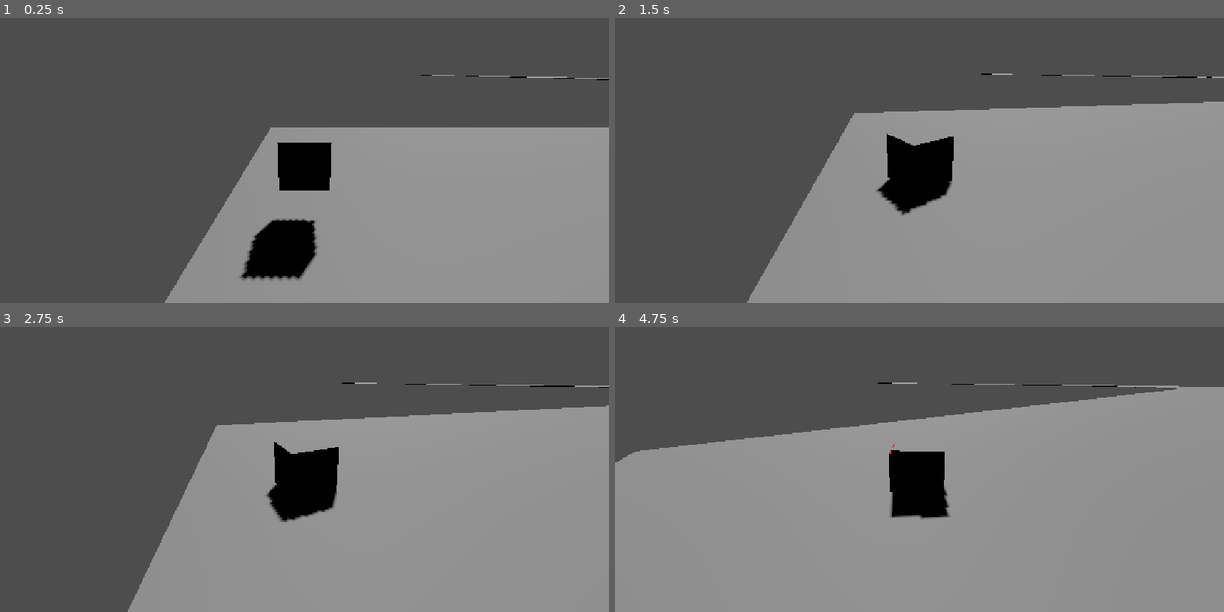
Above: before the commit, frames 1-4 (two rows, left to right).
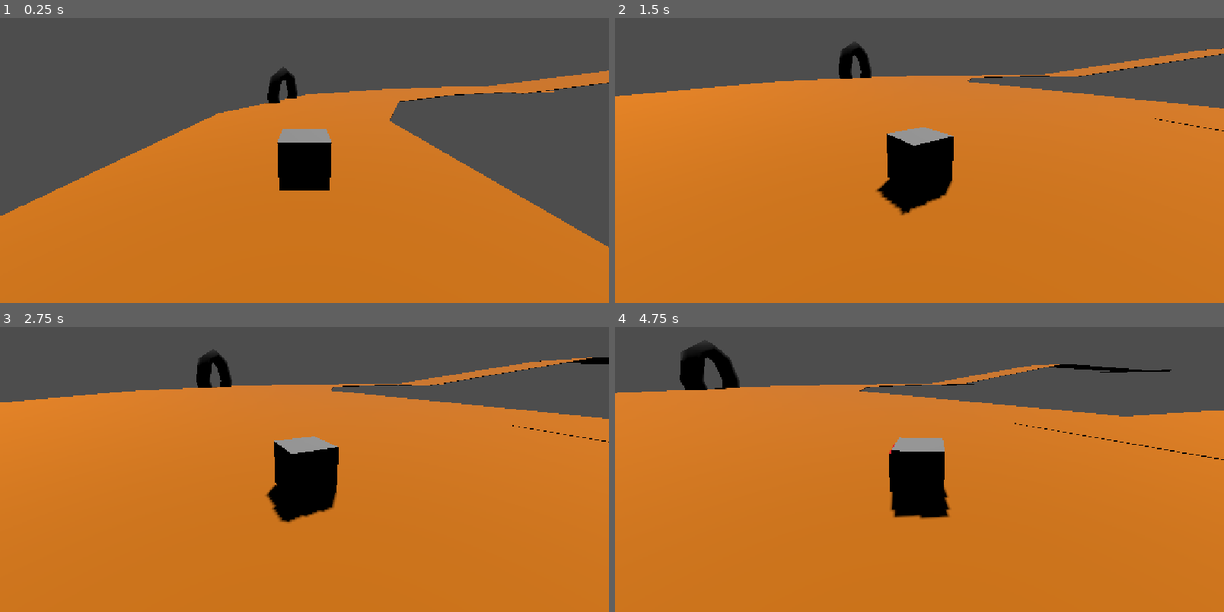
Above: after the commit, the same moments.

Repository: MauroEscalante-Hub/Linea-San-Gnomo
Game: Godot game, scene res://Escenas/grayboxing/grayboxing_escenario1.tscn
The game is run twice, just before and just after one commit, with the same random seed, the same clock (stepped at 60 frames per second) and the same inputs. The project has no main scene, so this scene is started directly.
Inputs:
- Up to frame 1 (0.25 s): no input
- Up to frame 2 (1.5 s): hold D (derecha) 0.53-1.28 s; hold S (frenar) 0.53-1.28 s; hold A (izquierda) from 1.28 s (still down); tap S (frenar) at 1.35 s
- Up to frame 3 (2.75 s): release A (izquierda) at 2.03 s; hold D (derecha) from 2.03 s (still down); hold S (frenar) from 2.03 s (still down)
- Up to frame 4 (4.75 s): release D (derecha) at 2.78 s; release S (frenar) at 2.78 s; hold W (avanzar) 2.78-3.53 s; tap S (frenar) at 2.85, 4.35 s; hold S (frenar) 3.53-4.28 s; hold A (izquierda) from 3.53 s (still down)

The runs differ from the first frame. In frame 1, 60% of the frame differs, in the area x 0-100%, y 17-100%; in frame 2, 74%; in frame 3, 74%; in frame 4, 76%, in the area x 0-100%, y 4-100%.

Commit message:
MapaHecho
Mapa hecho, faltan detalles

Diff:
--- a/Escenas/grayboxing/grayboxing_escenario1.tscn
+++ b/Escenas/grayboxing/grayboxing_escenario1.tscn
@@ -1,6 +1,32 @@
 [gd_scene format=3 uid="uid://g3kof571e30v"]
 
 [ext_resource type="PackedScene" uid="uid://bt4rtt2o18nfc" path="res://Escenas/jugador/jugador.tscn" id="1_p7yi8"]
+
+[sub_resource type="StandardMaterial3D" id="StandardMaterial3D_cdwd0"]
+albedo_color = Color(0.84356505, 0.46794945, 0, 1)
+
+[sub_resource type="StandardMaterial3D" id="StandardMaterial3D_yx7sk"]
+albedo_color = Color(0.84356505, 0.46794945, 0, 1)
+
+[sub_resource type="StandardMaterial3D" id="StandardMaterial3D_6fhyq"]
+albedo_color = Color(0.84356505, 0.46794945, 0, 1)
+
+[sub_resource type="StandardMaterial3D" id="StandardMaterial3D_h83rl"]
+albedo_color = Color(0.84356505, 0.46794945, 0, 1)
+
+[sub_resource type="StandardMaterial3D" id="StandardMaterial3D_j0ogg"]
+albedo_color = Color(0.84356505, 0.46794945, 0, 1)
+
+[sub_resource type="StandardMaterial3D" id="StandardMaterial3D_t7n2i"]
+albedo_color = Color(0.84356505, 0.46794945, 0, 1)
+
+[sub_resource type="StandardMaterial3D" id="StandardMaterial3D_jq8tk"]
+
+[sub_resource type="StandardMaterial3D" id="StandardMaterial3D_3xd07"]
+albedo_color = Color(0, 0, 0, 1)
+
+[sub_resource type="StandardMaterial3D" id="StandardMaterial3D_jcwe0"]
+albedo_color = Color(0.84356505, 0.46794945, 0, 1)
 
 [node name="GrayboxingEscenario1" type="Node3D" unique_id=212315754]
 
@@ -8,36 +34,156 @@
 transform = Transform3D(-0.8660254, -0.43301278, 0.25, 0, 0.49999997, 0.86602545, -0.50000006, 0.75, -0.43301266, 0, 0, 0)
 shadow_enabled = true
 
+[node name="Recta_principal" type="CSGCombiner3D" parent="." unique_id=1414293190]
+use_collision = true
+
+[node name="CSGBox3D7" type="CSGBox3D" parent="Recta_principal" unique_id=1016521097]
+transform = Transform3D(-4.371139e-08, 0, 1, 0, 1, 0, -1, 0, -4.371139e-08, 174.20831, -0.224, -192.5868)
+size = Vector3(155.31567, 0.30316162, 91.571625)
+material = SubResource("StandardMaterial3D_cdwd0")
+
+[node name="CSGBox3D8" type="CSGBox3D" parent="Recta_principal" unique_id=446703210]
+transform = Transform3D(-4.328599e-08, 6.0834497e-09, 1, 0.1391731, 0.99026805, 0, -0.99026805, 0.1391731, -4.371139e-08, 174.18008, 10.401378, -344.06024)
+size = Vector3(155.93579, 0.30316162, 91.72565)
+material = SubResource("StandardMaterial3D_yx7sk")
+
+[node name="CSGBox3D" type="CSGBox3D" parent="Recta_principal" unique_id=1747561865]
+transform = Transform3D(1, 0, 0, 0, 1, 0, 0, 0, 1, 201.39131, 1.2872219, -189.03773)
+operation = 2
+size = Vector3(37.84839, 6.7728577, 26.400135)
+
+[node name="Terreno" type="CSGCombiner3D" parent="Recta_principal" unique_id=2037272964]
+transform = Transform3D(1, 0, 0, 0, 1, 0, 0, 0, 1, 14.703598, 0, -24.916763)
+metadata/_edit_group_ = true
+
+[node name="CSGPolygon3D" type="CSGPolygon3D" parent="Recta_principal/Terreno" unique_id=778216314]
+transform = Transform3D(-4.371139e-08, 0, 30.77, 0, 1, 0, -1, 0, -1.3449994e-06, 203.32498, -1.9073486e-06, -131.98952)
+polygon = PackedVector2Array(-11.822327, -0.81938267, -5.28598, 0.6959543, 18.59494, 6.519428, 18.434387, -0.46330833)
+
 [node name="Principio_y_Curva" type="CSGCombiner3D" parent="." unique_id=1423360818]
 use_collision = true
 
 [node name="CSGBox3D6" type="CSGBox3D" parent="Principio_y_Curva" unique_id=471890060]
-transform = Transform3D(0.047106426, 0, 0.99888986, 0, 1, 0, -0.99888986, 0, 0.047106426, 172.67642, -0.224, -96.288055)
+transform = Transform3D(0.047106426, 0, 0.99888986, 0, 1, 0, -0.99888986, 0, 0.047106426, 172.67642, -0.224, -96.28146)
 size = Vector3(40.211052, 0.30316162, 28.862556)
+material = SubResource("StandardMaterial3D_cdwd0")
 
 [node name="CSGBox3D" type="CSGBox3D" parent="Principio_y_Curva" unique_id=22239843]
-transform = Transform3D(1, 0, 0, 0, 1, 0, 0, 0, 1, 54.350357, -0.08214998, 4.412051)
-size = Vector3(109.58287, 0.30316162, 27.93463)
+transform = Transform3D(1, 0, 0, 0, 1, 0, 0, 0, 1, 71.8181, -0.08214998, 4.412051)
+size = Vector3(74.64739, 0.30316162, 27.93463)
+material = SubResource("StandardMaterial3D_6fhyq")
 
 [node name="CSGBox3D2" type="CSGBox3D" parent="Principio_y_Curva" unique_id=1343750592]
 transform = Transform3D(-0.9851093, 0, -0.17192908, 0, 1, 0, 0.17192908, 0, -0.9851093, 120.55904, -0.08214998, 2.4126606)
 size = Vector3(28.271973, 0.30316162, 27.363222)
+material = SubResource("StandardMaterial3D_h83rl")
 
 [node name="CSGBox3D3" type="CSGBox3D" parent="Principio_y_Curva" unique_id=1979591559]
-transform = Transform3D(-0.7782432, 0, -0.62796307, 0, 1, 0, 0.62796307, 0, -0.7782432, 140.18889, -0.08214998, -8.025444)
-size = Vector3(31.918943, 0.30316162, 28.862556)
+transform = Transform3D(-0.7782432, 0, -0.62796307, 0, 1, 0, 0.62796307, 0, -0.7782432, 140.19913, -0.08214998, -8.012763)
+size = Vector3(31.918943, 0.30316162, 28.895145)
+material = SubResource("StandardMaterial3D_j0ogg")
 
 [node name="CSGBox3D4" type="CSGBox3D" parent="Principio_y_Curva" unique_id=445798284]
 transform = Transform3D(-0.5015107, 0, -0.86515146, 0, 1, 0, 0.86515146, 0, -0.5015107, 157.76036, -0.112, -28.905296)
 size = Vector3(34.509247, 0.30316162, 28.862556)
+material = SubResource("StandardMaterial3D_t7n2i")
 
 [node name="CSGBox3D5" type="CSGBox3D" parent="Principio_y_Curva" unique_id=992743224]
-transform = Transform3D(-0.18395132, 0, -0.98293537, 0, 1, 0, 0.98293537, 0, -0.18395132, 168.27841, -0.112, -58.539318)
+transform = Transform3D(-0.18395132, 0, -0.98293537, 0, 1, 0, 0.98293537, 0, -0.18395132, 168.27841, -0.112, -58.53273)
 size = Vector3(40.211052, 0.30316162, 28.862556)
+material = SubResource("StandardMaterial3D_cdwd0")
 
-[node name="CSGBox3D7" type="CSGBox3D" parent="Principio_y_Curva" unique_id=1016521097]
-transform = Transform3D(-4.371139e-08, 0, 1, 0, 1, 0, -1, 0, -4.371139e-08, 173.60886, -0.224, -223.5003)
-size = Vector3(216.46327, 0.30316162, 28.862556)
+[node name="CSGPolygon3D" type="CSGPolygon3D" parent="Principio_y_Curva" unique_id=1067989714]
+transform = Transform3D(-0.99888986, 0.047106415, 9.38638e-09, 1.1387011e-08, 4.220215e-08, 1, 0.047106415, 0.99888986, -4.2691703e-08, 147.60214, -0.04750967, -112.83663)
+polygon = PackedVector2Array(-11.962051, -2.211708, -10.472, 12.39846, 7.6291046, 6.4676285, 19.826843, -3.527855)
+material = SubResource("StandardMaterial3D_cdwd0")
+
+[node name="CSGPolygon3D2" type="CSGPolygon3D" parent="Principio_y_Curva" unique_id=245781912]
+transform = Transform3D(1, 0, 0, 0, -4.3711385e-08, -0.99999994, 0, 0.99999994, -4.3711385e-08, 190.3885, -1.0694067, -115.72381)
+polygon = PackedVector2Array(-3.6866455, -0.27890778, -3.6291656, 15.6573105, 18.328934, 11.057434, 29.843613, 0.6802292)
+material = SubResource("StandardMaterial3D_cdwd0")
+
+[node name="Terreno" type="CSGCombiner3D" parent="Principio_y_Curva" unique_id=1020110483]
+
+[node name="CSGPolygon3D" type="CSGPolygon3D" parent="Principio_y_Curva/Terreno" unique_id=590078171]
+transform = Transform3D(1.145, 0, 0, 0, 1.145, 0, 0, 0, 7.95, 69.66065, -0.5111084, -0.99467874)
+polygon = PackedVector2Array(-4.580864, 0.5306797, 4.3788567, 4.7203927, 19.392406, 4.8153877, 20.350513, 0.3970217)
+material = SubResource("StandardMaterial3D_jq8tk")
+
+[node name="CSGTorus3D" type="CSGTorus3D" parent="Principio_y_Curva/Terreno" unique_id=2021291786]
+transform = Transform3D(-1.0678538e-08, -0.24429645, 6.9957356, 7, -3.059797e-07, 0, 3.0579332e-07, 6.9957356, 0.24429645, 166.60884, 4.826765, 19.818073)
+inner_radius = 1.6674716
+material = SubResource("StandardMaterial3D_3xd07")
+
+[node name="CSGBox3D" type="CSGBox3D" parent="Principio_y_Curva/Terreno" unique_id=611210748]
+transform = Transform3D(1, 0, 0, 0, 1, 0, 0, 0, 1, 166.05038, 0.21462822, 18.026863)
+size = Vector3(21.31488, 7.8969727, 19.899902)
+
+[node name="CSGBox3D7" type="CSGBox3D" parent="Principio_y_Curva" unique_id=622507271]
+transform = Transform3D(1, 0, 0, 0, 1, 0, 0, 0, 1, 17.123829, -0.08214998, 4.6553984)
+size = Vector3(35.129814, 0.30316162, 44.93747)
+
+[node name="CSGBox3D8" type="CSGBox3D" parent="Principio_y_Curva" unique_id=964109262]
+transform = Transform3D(-0.99994516, 0, 0.0104717165, 0, 1, 0, -0.0104717165, 0, -0.99994516, 163.0035, -0.08214998, -12.264465)
+size = Vector3(31.625198, 0.30316162, 54.413857)
+material = SubResource("StandardMaterial3D_j0ogg")
+
+[node name="Curva_y_final" type="CSGCombiner3D" parent="." unique_id=1458995158]
+use_collision = true
+
+[node name="CSGBox3D6" type="CSGBox3D" parent="Curva_y_final" unique_id=994370719]
+transform = Transform3D(0.0034906357, 0, 0.9999939, 0, 1, 0, -0.9999939, 0, 0.0034906357, 175.48134, 21.151768, -458.0003)
+size = Vector3(74.728485, 0.30316162, 48.165497)
+material = SubResource("StandardMaterial3D_yx7sk")
+
+[node name="CSGPolygon3D" type="CSGPolygon3D" parent="Curva_y_final" unique_id=768880280]
+transform = Transform3D(1, 0, 0, 0, -4.371139e-08, 1, 0, -1, -4.371139e-08, 201.357, 21.328259, -425.29675)
+polygon = PackedVector2Array(-11.182312, -4.306885, -10.472, 12.39846, 7.6291046, 6.4676285, 18.983688, -4.257965)
+material = SubResource("StandardMaterial3D_yx7sk")
+
+[node name="CSGPolygon3D2" type="CSGPolygon3D" parent="Curva_y_final" unique_id=1453441369]
+transform = Transform3D(-0.999391, -0.034899496, -4.3430404e-08, 4.323126e-08, 6.460956e-09, -0.9999999, 0.0348995, -0.9993909, -4.9482702e-09, 156.73329, 20.306362, -421.99756)
+polygon = PackedVector2Array(-4.1377563, -0.9902649, -4.246048, 15.921661, 18.328934, 11.057434, 28.707047, 0.024902344)
+material = SubResource("StandardMaterial3D_yx7sk")
+
+[node name="CSGBox3D7" type="CSGBox3D" parent="Curva_y_final" unique_id=1418681682]
+transform = Transform3D(0.4257793, 0, 0.90482706, 0, 1, 0, -0.90482706, 0, 0.4257793, 187.57936, 21.151768, -515.8172)
+size = Vector3(67.477936, 0.30316162, 48.165497)
+material = SubResource("StandardMaterial3D_yx7sk")
+
+[node name="CSGBox3D8" type="CSGBox3D" parent="Curva_y_final" unique_id=1701670319]
+transform = Transform3D(0.81915206, 0, 0.57357645, 0, 1, 0, -0.57357645, 0, 0.81915206, 222.4161, 21.151768, -556.4609)
+size = Vector3(68.401566, 0.30316162, 48.165497)
+material = SubResource("StandardMaterial3D_yx7sk")
+
+[node name="CSGBox3D9" type="CSGBox3D" parent="Curva_y_final" unique_id=228549932]
+transform = Transform3D(0.9238795, 0, 0.38268346, 0, 1, 0, -0.38268346, 0, 0.9238795, 276.93988, 21.151768, -586.3344)
+size = Vector3(68.401566, 0.30316162, 48.65062)
+material = SubResource("StandardMaterial3D_yx7sk")
+
+[node name="CSGBox3D10" type="CSGBox3D" parent="Curva_y_final" unique_id=1197212664]
+transform = Transform3D(0.98842084, -0.13891351, -0.06104853, 0.13917309, 0.990268, 9.2225905e-10, 0.06045441, -0.008496316, 0.9981346, 404.92285, 32.28905, -591.82764)
+size = Vector3(173.89775, 0.30316162, 48.165497)
+material = SubResource("StandardMaterial3D_yx7sk")
+
+[node name="CSGBox3D11" type="CSGBox3D" parent="Curva_y_final" unique_id=132353138]
+transform = Transform3D(0.9991944, 0, -0.040131792, 0, 1, 0, 0.040131792, 0, 0.9991944, 319.23743, 21.151768, -596.9535)
+size = Vector3(43.208595, 0.30316162, 48.165497)
+material = SubResource("StandardMaterial3D_jcwe0")
+
+[node name="CSGBox3D12" type="CSGBox3D" parent="Curva_y_final" unique_id=1445270203]
+transform = Transform3D(0.9991944, 0, -0.040131792, 0, 1, 0, 0.040131792, 0, 0.9991944, 653.0963, 44.344288, -580.16943)
+size = Vector3(325.5447, 0.30316162, 48.61871)
+material = SubResource("StandardMaterial3D_yx7sk")
+
+[node name="CSGBox3D13" type="CSGBox3D" parent="Curva_y_final" unique_id=1622836025]
+transform = Transform3D(0.9991944, 0, -0.040131792, 0, 1, 0, 0.040131792, 0, 0.9991944, 852.2504, 44.344288, -574.3628)
+size = Vector3(72.74241, 0.30316162, 114.1543)
+
+[node name="CSGTorus3D" type="CSGTorus3D" parent="Curva_y_final" unique_id=54725888]
+transform = Transform3D(2.8268838e-07, 6.467156, 2.678784, 7, -3.059797e-07, 0, 1.17093364e-07, 2.678784, -6.467156, 168.71567, 23.902779, -527.3589)
+inner_radius = 1.6674716
+material = SubResource("StandardMaterial3D_3xd07")
 
 [node name="CharacterBody3D" parent="." unique_id=1974979566 instance=ExtResource("1_p7yi8")]
-transform = Transform3D(1, 0, 0, 0, 1, 0, 0, 0, 1, 1.6580434, 1.981046, 0)
+transform = Transform3D(1, 0, 0, 0, 1, 0, 0, 0, 1, 177.77756, 31.978243, -432.67416)
